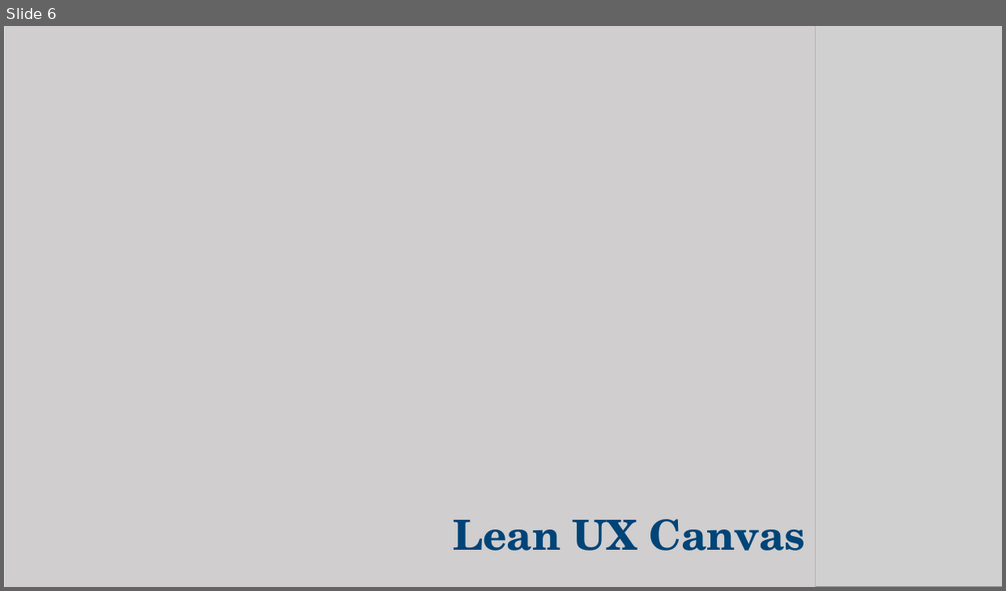
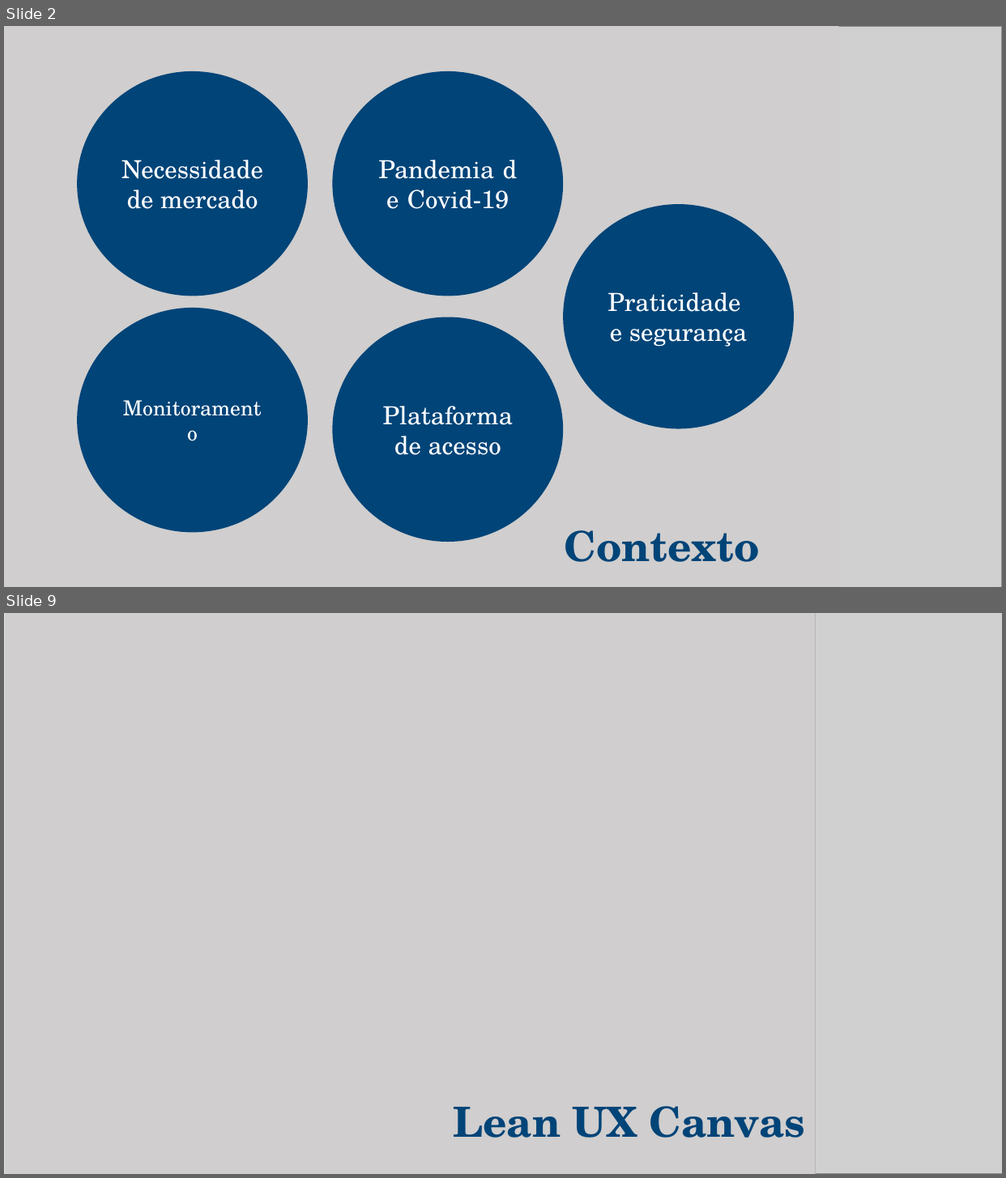
Before and after one commit to Nicolas-Gonzaga/ekranSystem, a slide deck: Gabriela/Documentação/Modelo de Apresentação - eKran 1.pptx. Shown one above the other, each under a label of ours: slide 6 before the commit, slides 2 and 9 after it; the slides between them are not shown. The pictures are 1006x591 and 1006x1178 pixels, drawn with LibreOffice and Linux fonts; fonts in the diff are those of the drawing; grey boxes stand for pictures. Boxes give left, top, right and bottom in pixels: in the first picture for what was removed or moved away, otherwise in the second. Text is boxed around its words. In the diff, an @@ line names an element or a change of style, - is before the commit and + after.

```diff
--- a/Gabriela/Documentação/Modelo de Apresentação - eKran 1.pptx
+++ b/Gabriela/Documentação/Modelo de Apresentação - eKran 1.pptx
@@ slide 2 added at (4,26,1002,587), background #FFFFFF @@
@@ rectangle added at (4,26,839,587), fill #D0CECE @@
@@ picture added at (809,26,1002,587) @@
@@ ellipse added at (78,71,308,297), fill #004478, 24 pt, text #FFFFFF @@
+Necessidade de mercado
@@ ellipse added at (333,71,563,297), fill #004478, 24 pt, text #FFFFFF @@
+Pandemia de Covid-19
@@ ellipse added at (563,204,794,429), fill #004478, 24 pt, text #FFFFFF @@
+Praticidade e segurança
@@ ellipse added at (78,308,308,533), fill #004478, 20 pt, text #FFFFFF @@
+Monitoramento
@@ ellipse added at (333,318,563,542), fill #004478, 24 pt, text #FFFFFF @@
+Plataforma de acesso
@@ text added at (565,531,761,562), 40 pt, text #004478, bold @@
+Contexto
@@ what was slide 6 is now slide 9 @@
```
Also in this commit, not shown: 6 slides changed, 5 other slides added, 4 slides removed.
